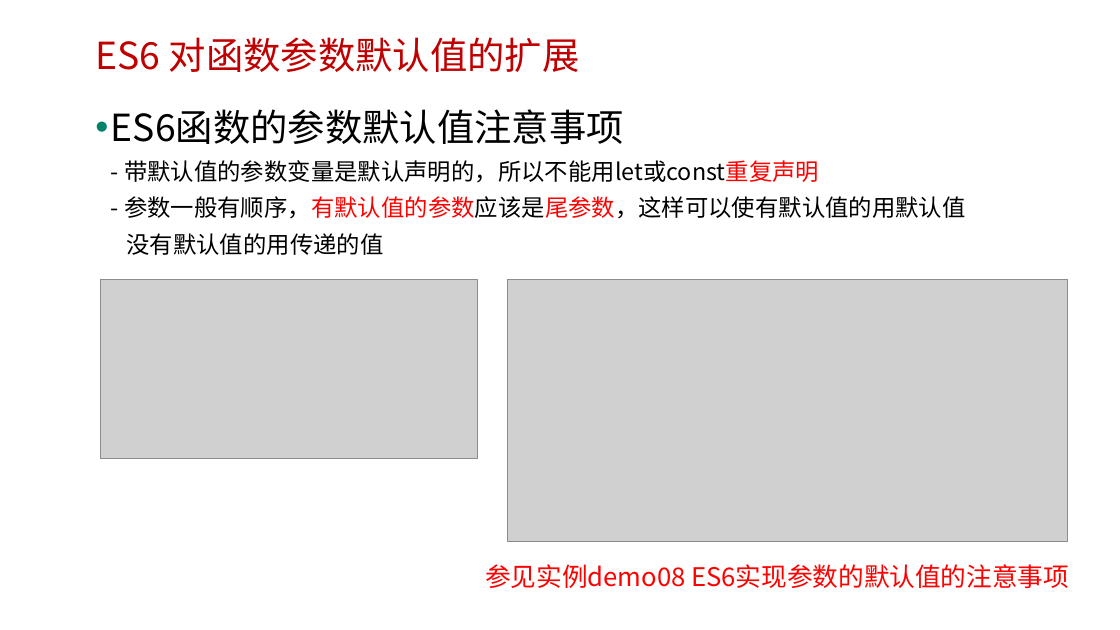
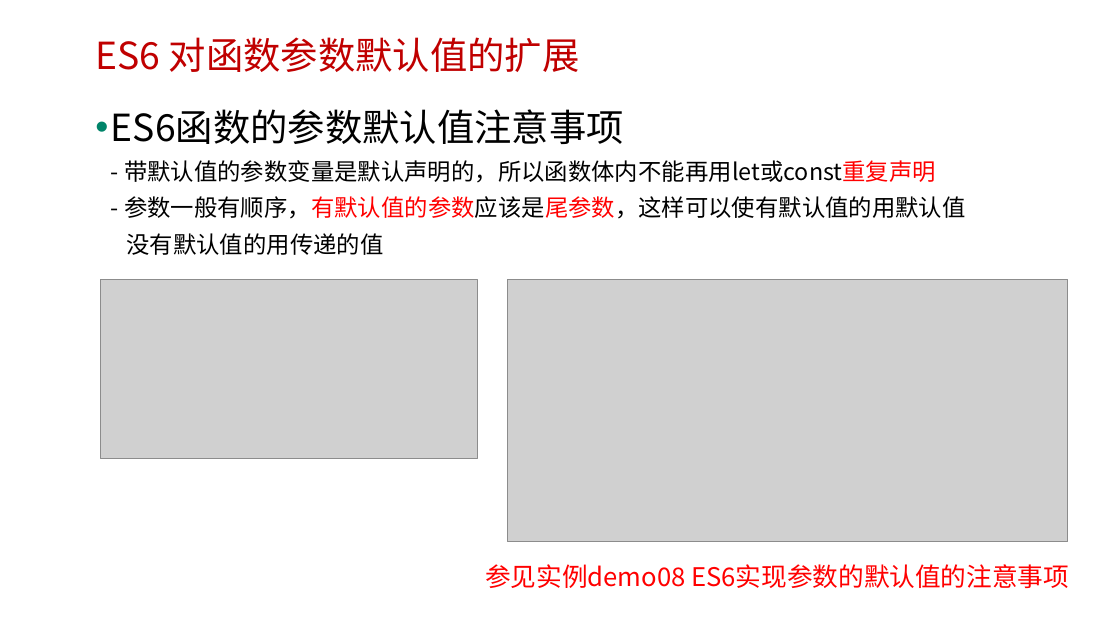
Before and after one commit to edu2act/course-javascript-advanced, a slide deck: slide 13 of 课程PPT/14.ECMAScript 6 二（10、ES6对函数参数的扩展）.pptx. Drawn at 1120x630 pixels with LibreOffice and Linux fonts; fonts in the diff are those of the drawing; grey boxes stand for pictures; background and template pictures are left out. Boxes give left, top, right and bottom in pixels: in the first picture for what was removed or moved away, otherwise in the second. Text is boxed around its words. In the diff, an @@ line names an element or a change of style, - is before the commit and + after.

```diff
--- a/课程PPT/14.ECMAScript 6 二（10、ES6对函数参数的扩展）.pptx
+++ b/课程PPT/14.ECMAScript 6 二（10、ES6对函数参数的扩展）.pptx
@@ text at bbox=[111, 109, 966, 255]: text changed @@
-• ES6函数的参数默认值注意事项
-  - 带默认值的参数变量是默认声明的，所以不能用let或const重复声明
-  - 参数一般有顺序，有默认值的参数应该是尾参数，这样可以使有默认值的用默认值
-  没有默认值的用传递的值
+• ES6函数的参数默认值注意事项
+  - 带默认值的参数变量是默认声明的，所以函数体内不能再用let或const重复声明
+  - 参数一般有顺序，有默认值的参数应该是尾参数，这样可以使有默认值的用默认值
+  没有默认值的用传递的值
```
Also in this commit, not shown: 3 other slides changed, 2 other files.
